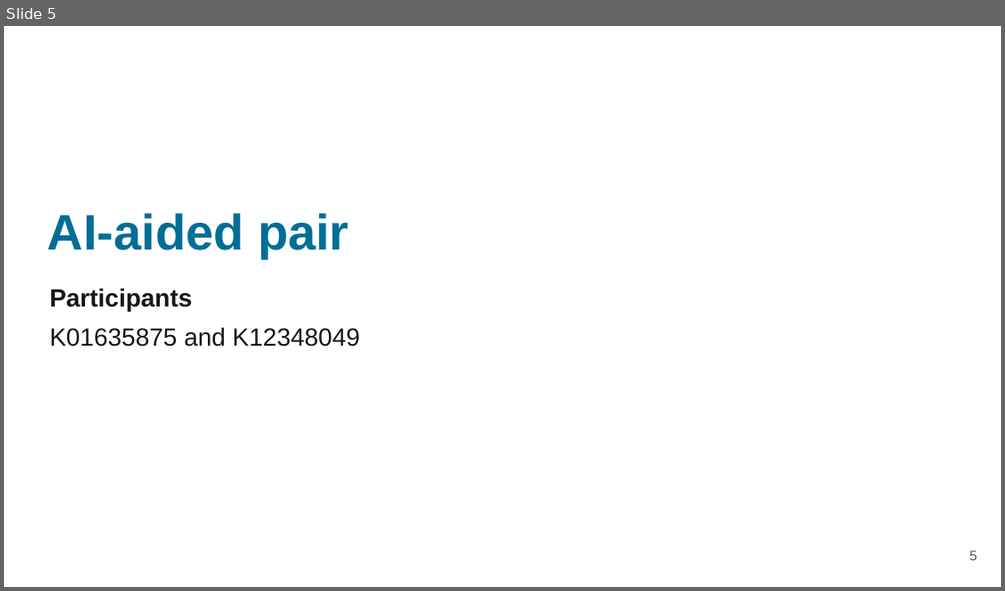
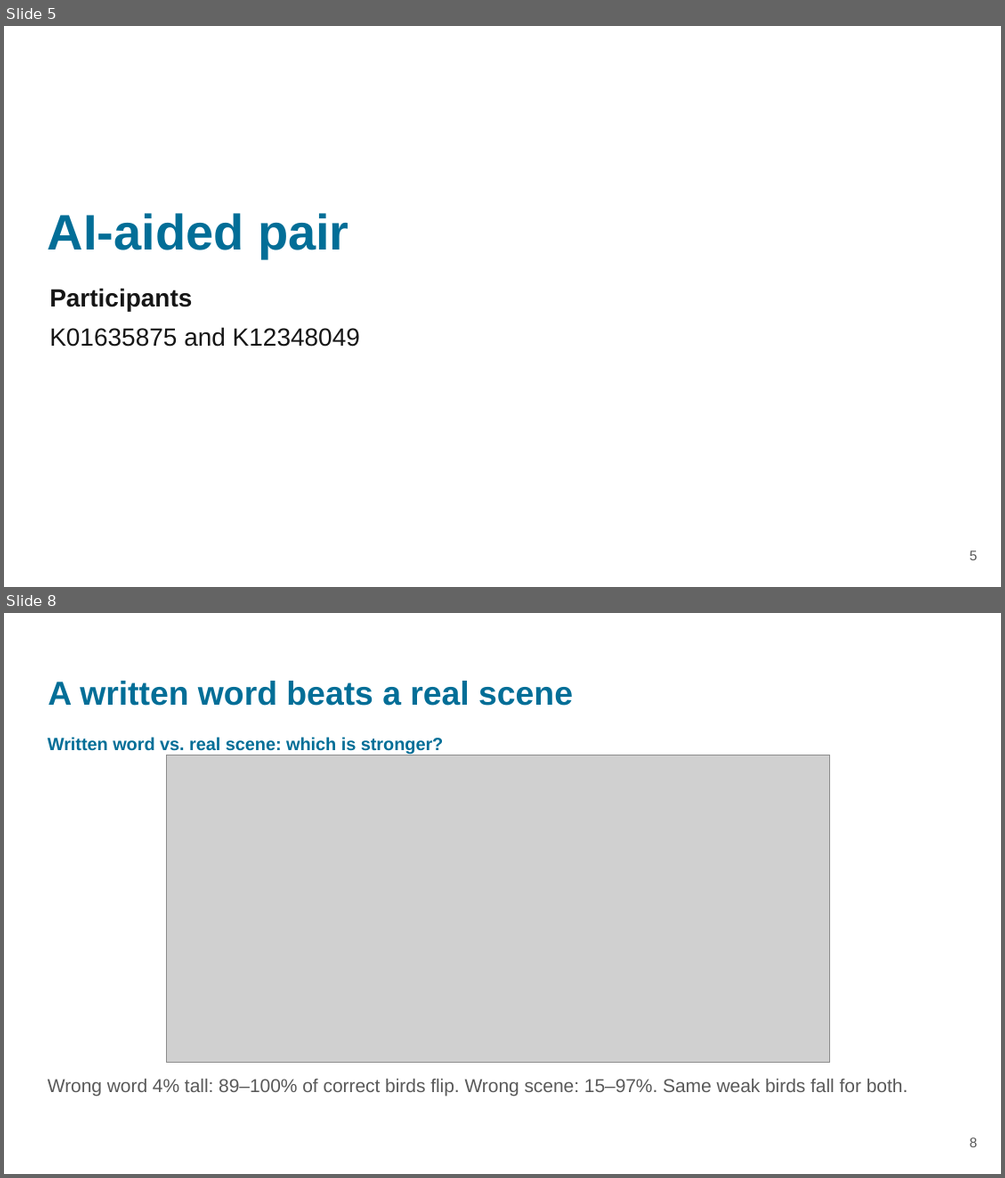
Before and after one commit to ffirani/jku-ai-visualization, a slide deck: Phase_1/Presentation/Waterbirds Phase I - JKU Prediction Shift.pptx. Shown one above the other, each under a label of ours: slide 5 before the commit, slides 5 and 8 after it; the slides between them are not shown. The pictures are 1005x591 and 1005x1178 pixels, drawn with LibreOffice and Linux fonts; fonts in the diff are those of the drawing; grey boxes stand for pictures; background and template pictures are left out. Boxes give left, top, right and bottom in pixels: in the first picture for what was removed or moved away, otherwise in the second. Text is boxed around its words. In the diff, an @@ line names an element or a change of style, - is before the commit and + after.

```diff
--- a/Phase_1/Presentation/Waterbirds Phase I - JKU Prediction Shift.pptx
+++ b/Phase_1/Presentation/Waterbirds Phase I - JKU Prediction Shift.pptx
@@ slide 8 added at [4, 613, 1001, 1174], background #FFFFFF @@
@@ title added at [48, 681, 573, 706], 24 pt, text #026E97, bold @@
+A written word beats a real scene
@@ text added at [48, 737, 444, 754], 12.8 pt, text #026E97, bold @@
+Written word vs. real scene: which is stronger?
@@ picture added at [167, 755, 829, 1062] @@
@@ text added at [48, 1078, 907, 1095], 13.5 pt, text #595959 @@
+Wrong word 4% tall: 89–100% of correct birds flip. Wrong scene: 15–97%. Same weak birds fall for both.
@@ text added at [970, 1137, 978, 1147], 10 pt, text #595959 @@
+8
```
Also in this commit, not shown: 3 other slides added, 2 other files.
